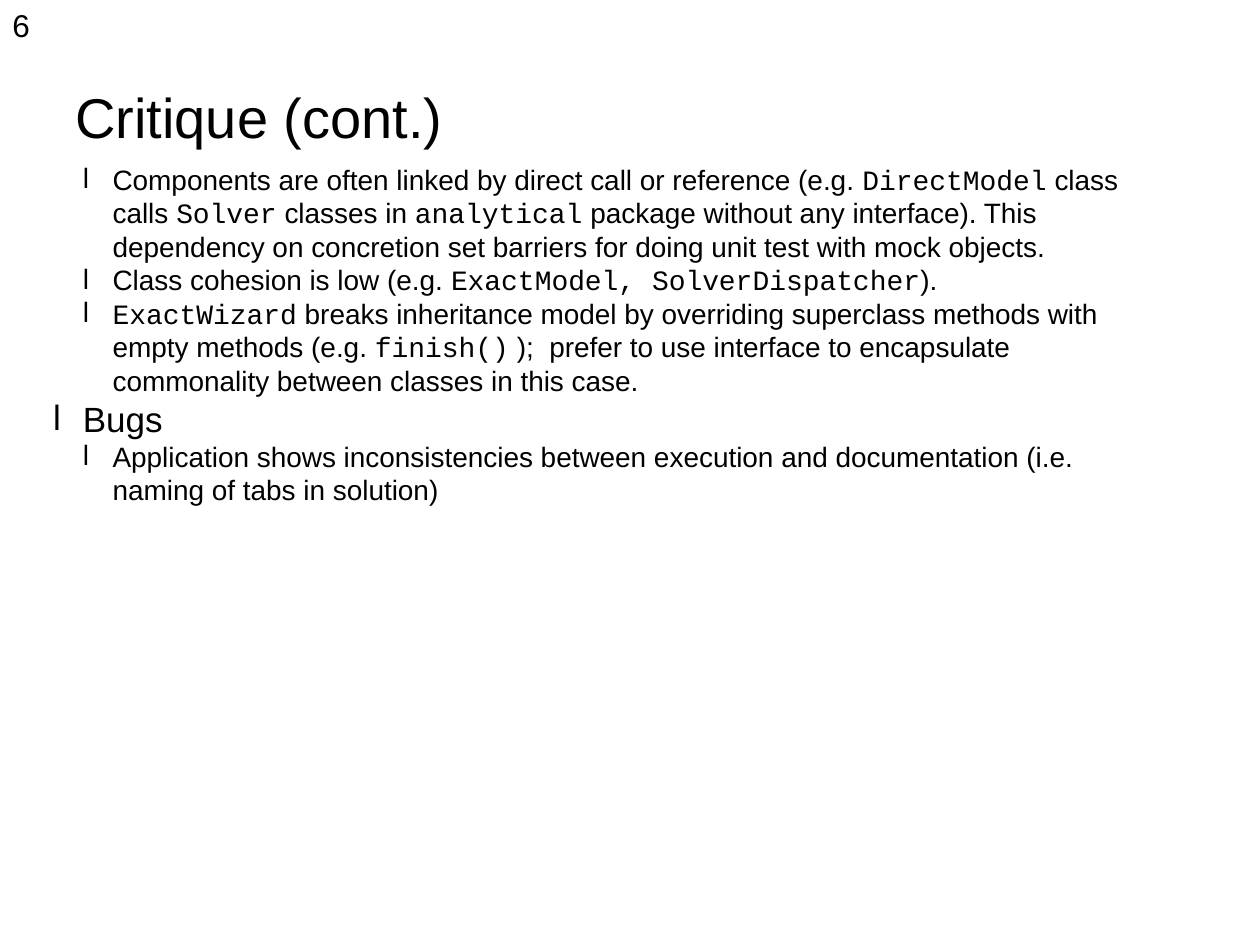
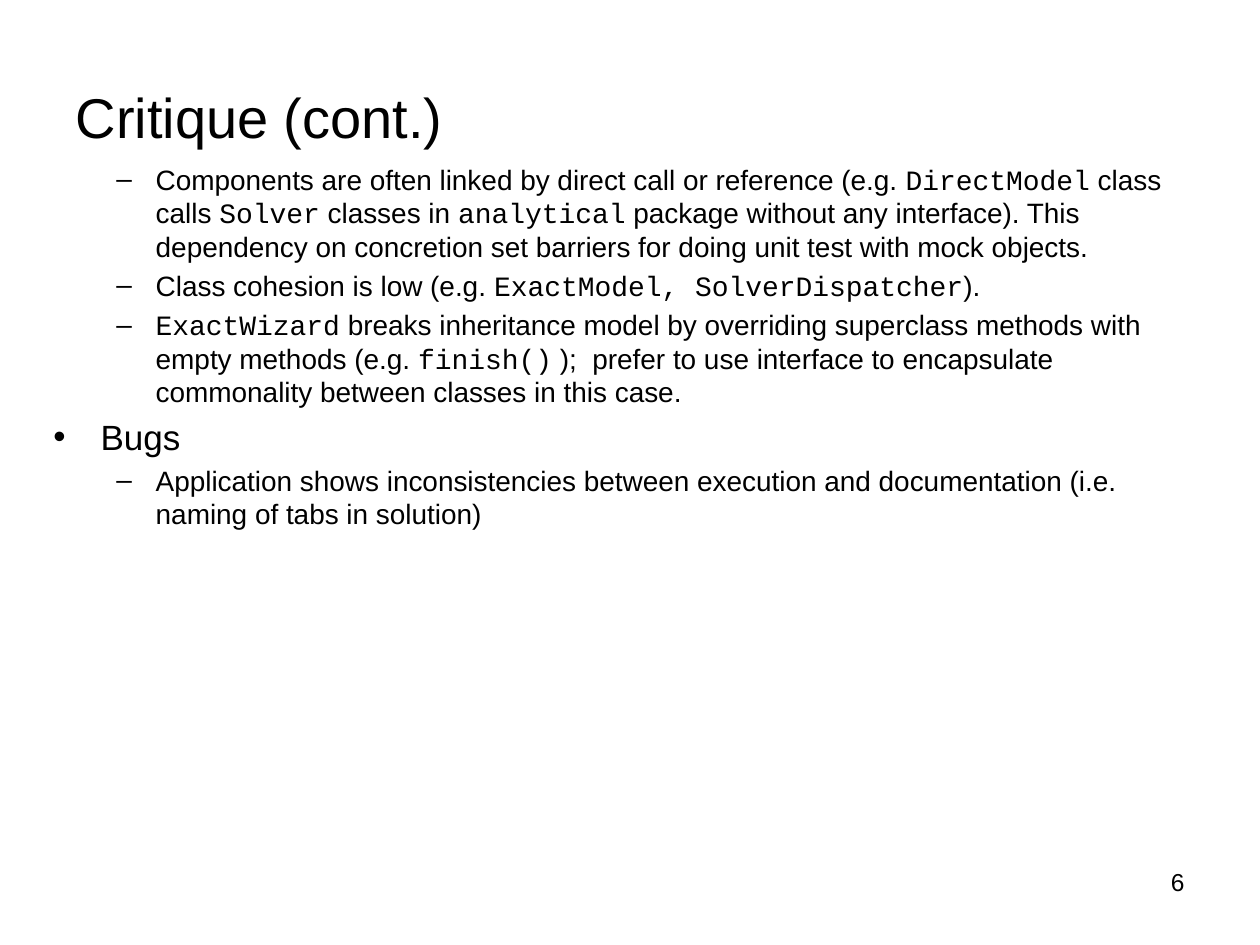
Before and after one commit to pavelgrib/SE_CW1, a slide deck: slide 9 of jmva_presentation.pptx. Drawn at 1260x945 pixels with LibreOffice and Linux fonts; fonts in the diff are those of the drawing; background and template pictures are left out. Boxes give left, top, right and bottom in pixels: in the first picture for what was removed or moved away, otherwise in the second. Text is boxed around its words. In the diff, an @@ line names an element or a change of style, - is before the commit and + after.

```diff
--- a/jmva_presentation.pptx
+++ b/jmva_presentation.pptx
@@ text "Components are often linked by ..." at [101,169,1162,529]: bullet l to –; more space between paragraphs; bullet l to • @@
@@ text "6": place and size @@
-text "6" at [12,15,30,38]
+text "6" at [1171,874,1185,892]
@@ text "6" at [1171,874,1185,892]: size 18 to 14 pt; alignment left to right @@
```
Also in this commit, not shown: 7 other slides changed, 1 slide added, 1 slide removed.
